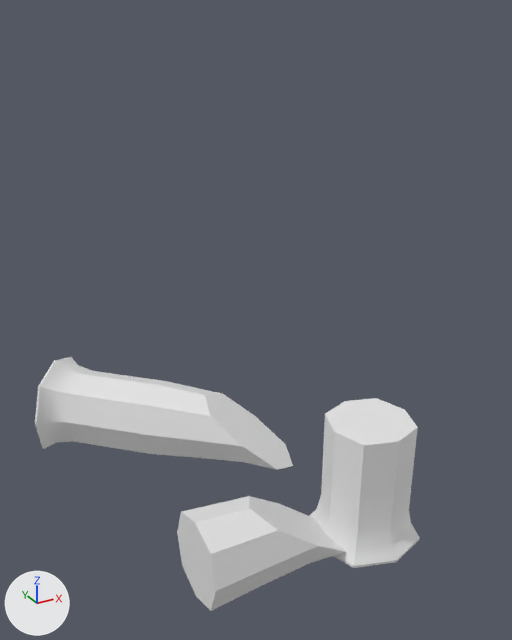
Before and after pictures for a commit that changed the FBX model Assets/Models/Pilar.fbx.
Camera for both pictures: a camera (50 mm lens) standing at (-1.9, -2.31, 2.48) and looking at (-0.32, 0.55, 1.04). Arrows for +X, +Y and +Z are at lower left; the lights stay in place. Where no turn or scale is listed for an object, it has been applied to the vertices.

Before the edit, the objects in view are built like this:
```python
me_mesh = bpy.data.meshes.new('Mesh')
me_mesh.from_pydata(...)  # 73 vertices, 74 faces; spans x -0.274..0.274, y -0.274..0.274, z 0.0..0.662
me_mesh_001 = bpy.data.meshes.new('Mesh.001')
me_mesh_001.from_pydata(...)  # 26 vertices, 30 faces; spans x -21.0..21.0, y 0.0..81.2, z -21.0..21.0
me_mesh_002 = bpy.data.meshes.new('Mesh.002')
me_mesh_002.from_pydata(...)  # 91 vertices, 92 faces; spans x -27.4..27.4, y 0.0..146.8, z -27.4..27.4
ob_pilar_1 = bpy.data.objects.new('Pilar_1', me_mesh)
ob_pilar_1.location = (0.0, 0.0, 0.0)
ob_pilar_2 = bpy.data.objects.new('Pilar_2', me_mesh_001)
ob_pilar_2.parent = ob_pilar
ob_pilar_2.location = (-93.77, -81.07, 0.0)
ob_pilar_2.rotation_euler = (0.0, 0.0, -1.596)  # degrees (0, 0, -91)
ob_pilar_3 = bpy.data.objects.new('Pilar_3', me_mesh_002)
ob_pilar_3.parent = ob_pilar
ob_pilar_3.location = (-3.767, -79.01, -60.43)
ob_pilar_3.rotation_euler = (-0.702, 0.0, 1.51)  # degrees (-40, 0, 87)
```
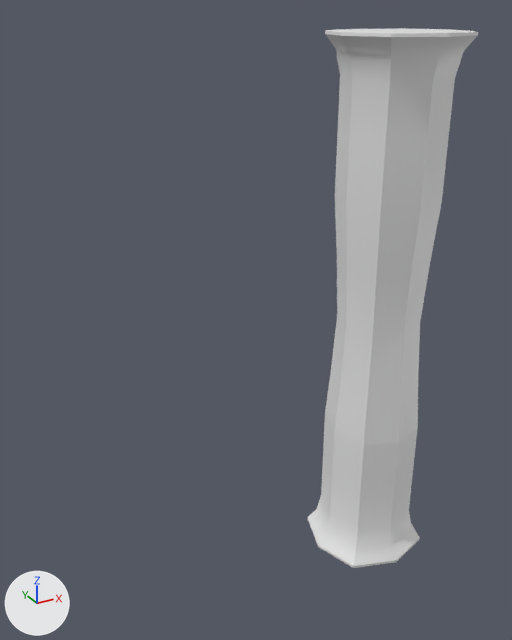
Pixel boxes (x1, y1, x2, y2) of what changed, in the pictures (512 x 640 px):
'Pilar_3', moved, turned
    before: (35, 357, 293, 470)
    after: (325, 28, 478, 380)
'Pilar_2', moved, turned
    before: (177, 496, 346, 611)
    after: (325, 282, 427, 445)

The edits, one by one:
Object 'Pilar_2' (ob_pilar_2) turns from (0, 0, -91) to (0, 0, 0) degrees about x, y and z.
Object 'Pilar_2' (ob_pilar_2) moves from (-93.77, -81.07, 0.0) to (0.0, -36.0, 0.0).
Object 'Pilar_3' (ob_pilar_3) turns from (-40, 0, 87) to (0, 0, 0) degrees about x, y and z.
Object 'Pilar_3' (ob_pilar_3) moves from (-3.767, -79.01, -60.43) to (0.0, -8.925, 0.0).
